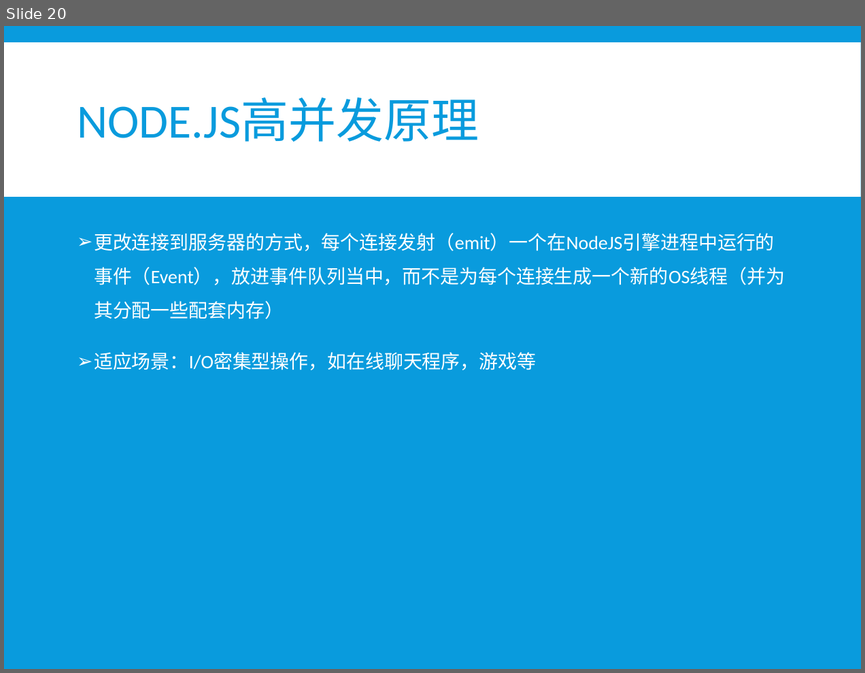
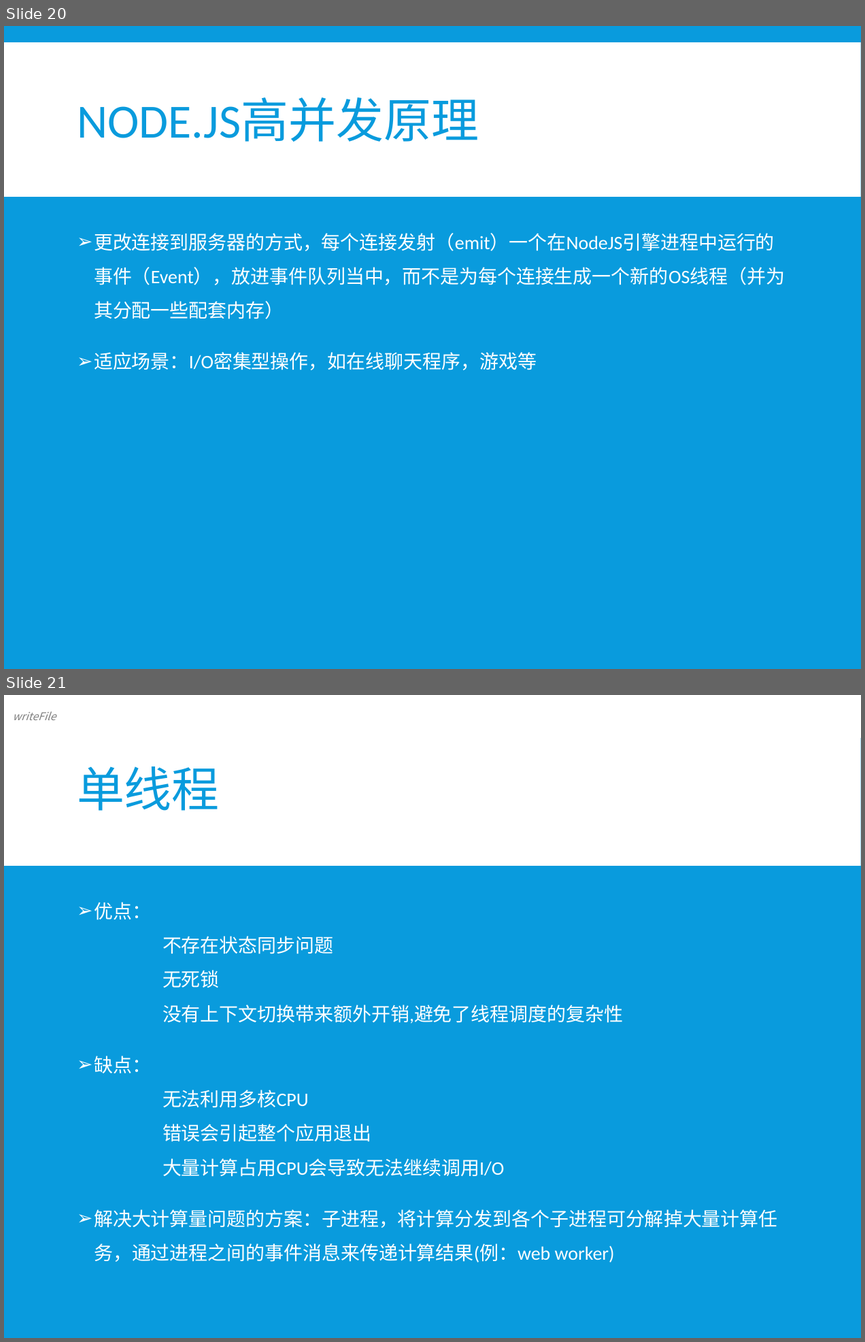
Before and after one commit to xiayu1986/webLearn, a slide deck: mix/技术分享/NODE技术分享.pptx. Shown one above the other, each under a label of ours: slide 20 before the commit, slides 20 and 21 after it. The pictures are 865x673 and 865x1342 pixels, drawn with LibreOffice and Linux fonts; fonts in the diff are those of the drawing. Boxes give left, top, right and bottom in pixels: in the first picture for what was removed or moved away, otherwise in the second. Text is boxed around its words. In the diff, an @@ line names an element or a change of style, - is before the commit and + after.

```diff
--- a/mix/技术分享/NODE技术分享.pptx
+++ b/mix/技术分享/NODE技术分享.pptx
@@ slide 21 added at (4,695,861,1338), background #099BDD; not listed: 1 template element that a slide beside it also shows @@
@@ text added at (13,711,56,720), 9 pt, text #808080, italic @@
+writeFile
@@ title added at (77,766,220,811), 40 pt, text #099BDD @@
+单线程
@@ text added at (94,902,778,1262), 16 pt, text #FFFFFF @@
+➢ 优点：
+  不存在状态同步问题
+  无死锁
+  没有上下文切换带来额外开销,避免了线程调度的复杂性
+➢ 缺点：
+  无法利用多核CPU
+  错误会引起整个应用退出
+  大量计算占用CPU会导致无法继续调用I/O
+➢ 解决大计算量问题的方案：子进程，将计算分发到各个子进程可分解掉大量计算任务，通过进程之间的事件消息来传递计算结果(例：web worker)
```
Also in this commit, not shown: 3 slides changed, 2 other slides added, 1 slide removed, 1 other file.
